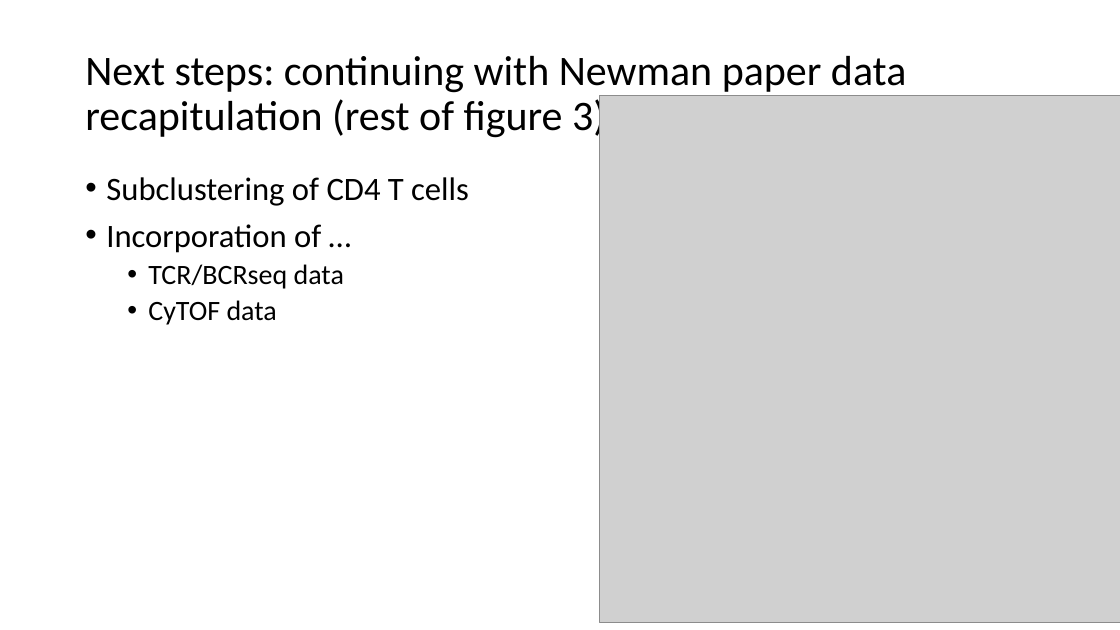
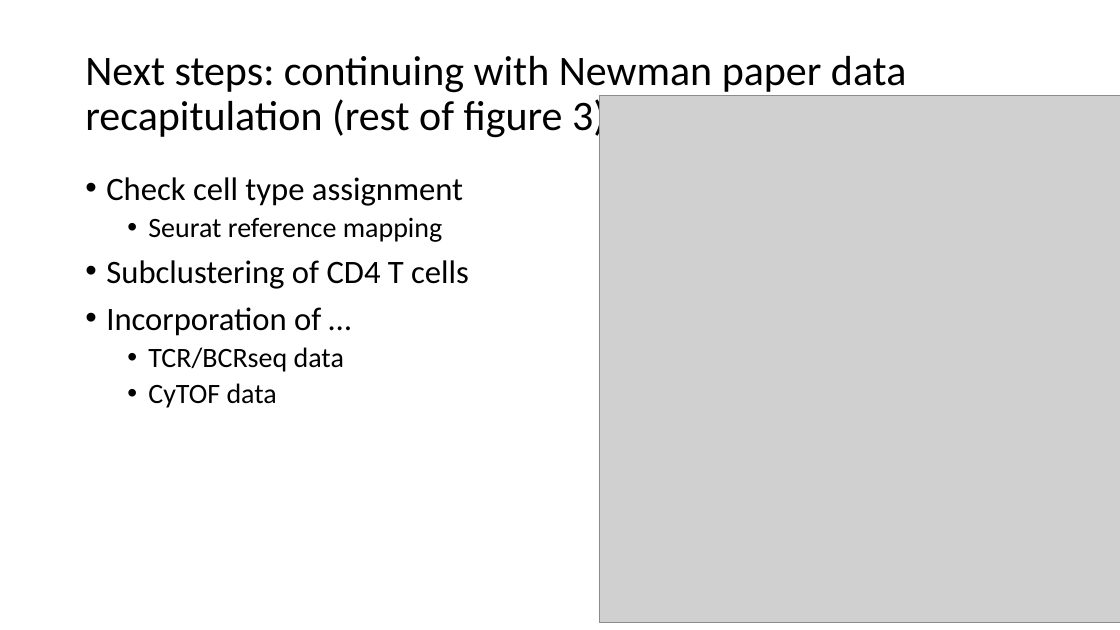
Before and after one commit to tybottorff/bottorffdocs, a slide deck: slide 12 of linsley_postdoc/presentations/9_28_23_weekly_meeting.pptx. Drawn at 1120x630 pixels with LibreOffice and Linux fonts; fonts in the diff are those of the drawing; grey boxes stand for pictures. Boxes give left, top, right and bottom in pixels: in the first picture for what was removed or moved away, otherwise in the second. Text is boxed around its words. In the diff, an @@ line names an element or a change of style, - is before the commit and + after.

Commit message:
Update next steps with distorted UMAP

```diff
--- a/linsley_postdoc/presentations/9_28_23_weekly_meeting.pptx
+++ b/linsley_postdoc/presentations/9_28_23_weekly_meeting.pptx
@@ text at (106,177,463,242): paragraphs added @@
+• Check cell type assignment
+  • Seurat reference mapping
```
Also in this commit, not shown: 1 other slide changed.
